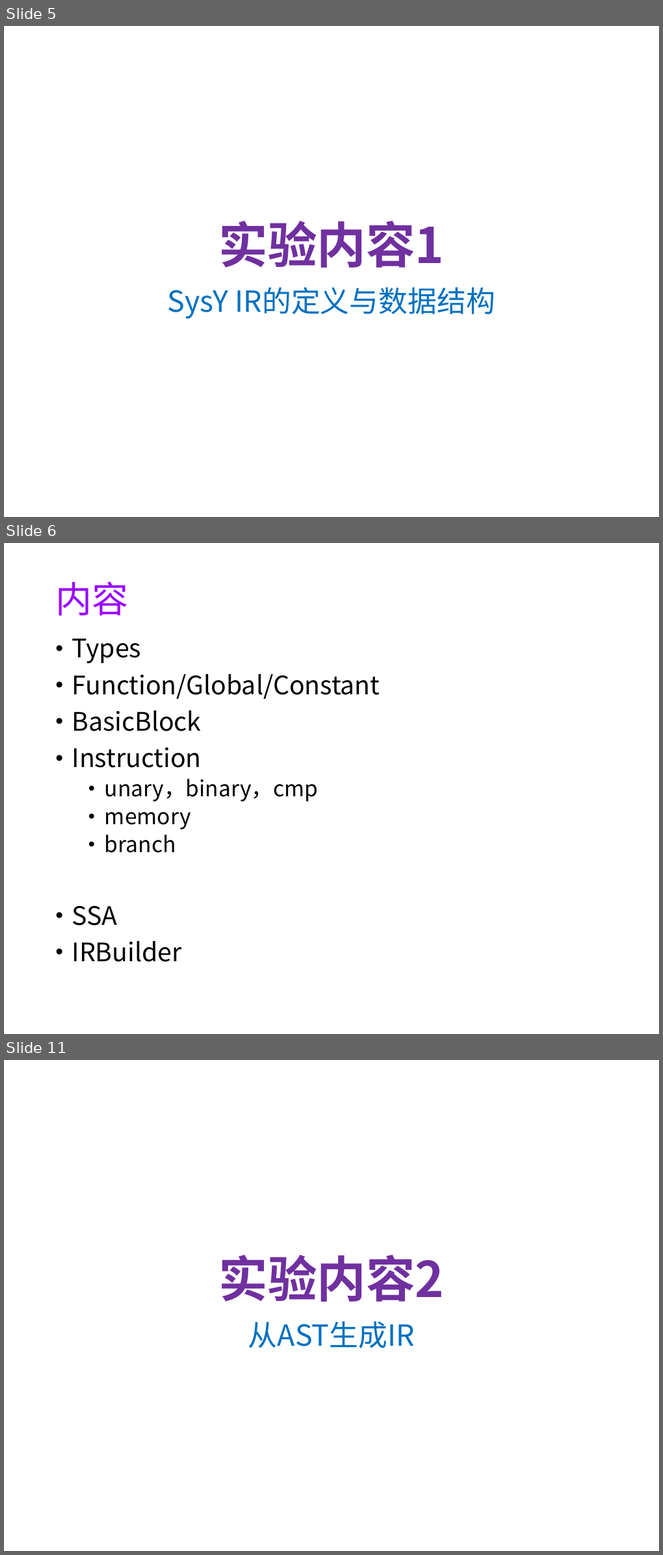
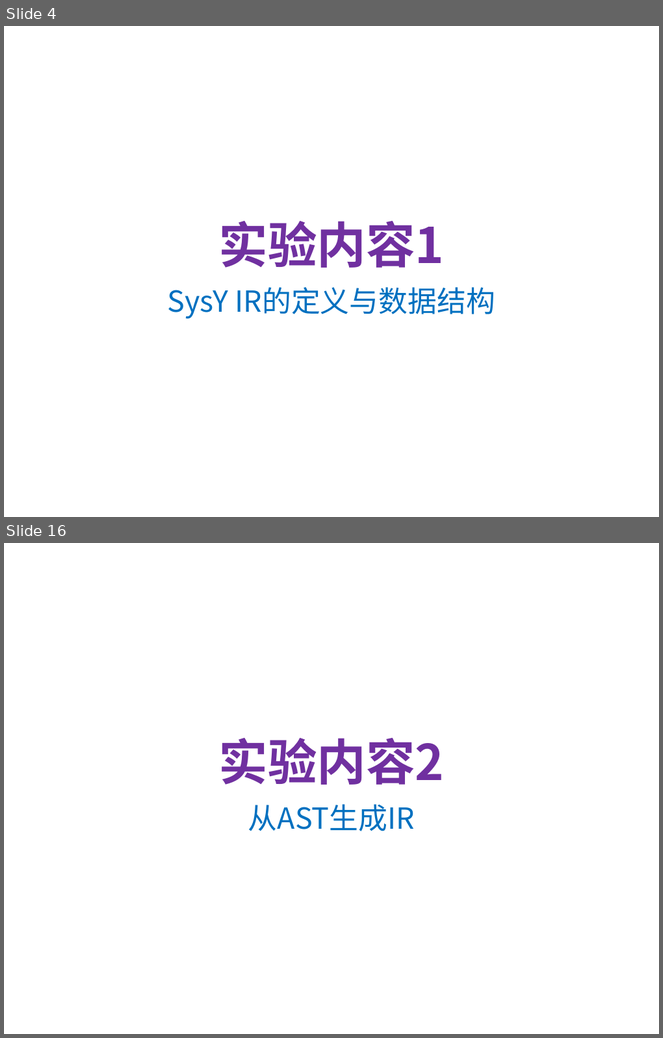
Before and after one commit to WangQingzhe/Sysy-compiler, a slide deck: doc/exp02-ir.pptx. Shown one above the other, each under a label of ours: slides 5, 6 and 11 before the commit, slides 4 and 16 after it; the slides between them are not shown. The pictures are 663x1555 and 663x1038 pixels, drawn with LibreOffice and Linux fonts; fonts in the diff are those of the drawing; background and template pictures are left out. Boxes give left, top, right and bottom in pixels: in the first picture for what was removed or moved away, otherwise in the second. Text is boxed around its words. In the diff, an @@ line names an element or a change of style, - is before the commit and + after.

```diff
--- a/doc/exp02-ir.pptx
+++ b/doc/exp02-ir.pptx
@@ slide 6 removed at bbox=[4, 543, 659, 1034], background #FFFFFF @@
@@ title removed at bbox=[55, 581, 128, 616] @@
-内容
@@ text removed at bbox=[72, 639, 380, 962] @@
-• Types
-• Function/Global/Constant
-• BasicBlock
-• Instruction
-  • unary，binary，cmp
-  • memory
-  • branch
-• SSA
-• IRBuilder
@@ what was slide 5 is now slide 4 @@
@@ what was slide 11 is now slide 16 @@
```
Also in this commit, not shown: 1 slide changed, 19 slides added, 9 other slides removed.
